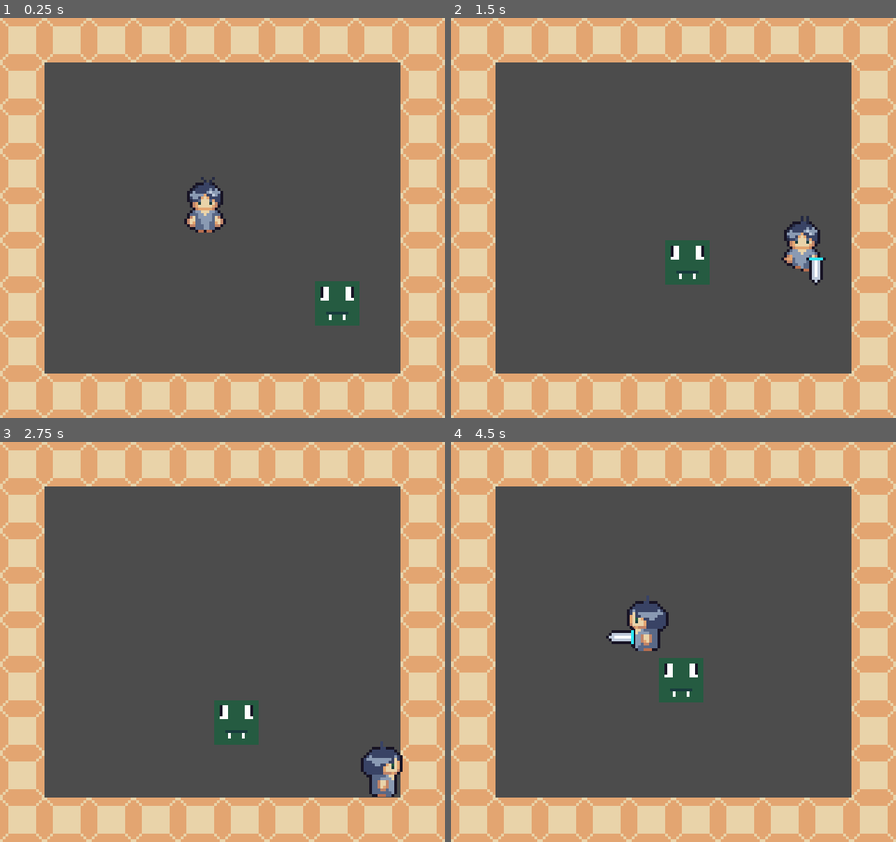
Above: before the commit, frames 1-4 (two rows, left to right).
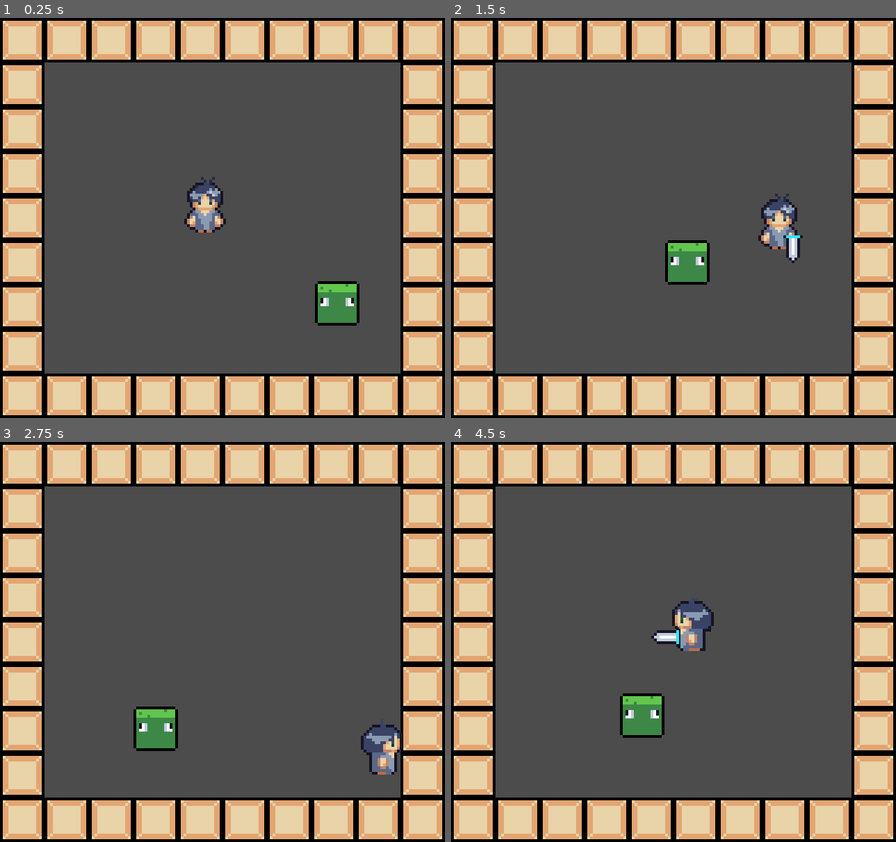
Above: after the commit, the same moments.

Repository: PersonofNote/into-the-mosswood
Game: Godot game, scene res://areas/test.tscn
Same seed, same stepped clock (60 frames per second), same inputs: the game is played once before the commit and once after it.
Inputs:
- Up to frame 1 (0.25 s): no input
- Up to frame 2 (1.5 s): hold Right (ui_right) 0.53-1.28 s; tap X (a) at 0.6, 1.35 s; hold Down (ui_down) from 1.28 s (still down)
- Up to frame 3 (2.75 s): release Down (ui_down) at 2.03 s; hold Right (ui_right) from 2.03 s (still down); tap X (a) at 2.1 s
- Up to frame 4 (4.5 s): release Right (ui_right) at 2.78 s; hold Up (ui_up) 2.78-3.53 s; tap X (a) at 2.85, 3.6, 4.35 s; hold Left (ui_left) from 3.53 s (still down)

The runs differ from the first frame. In frame 1, 10% of the frame differs, in the area x 0-100%, y 0-100%; in frame 2, 12%; in frame 3, 12%; in frame 4, 13%.

Commit message:
Add temporary lethality and adjust npc appearance

Diff:
--- a/engine/entity.gd
+++ b/engine/entity.gd
@@ -56,13 +56,14 @@
 func damage_loop():
 	if hitstun > 0:
 		hitstun -= 1
-	for body in $hitbox.get_overlapping_bodies():
+	for area in $hitbox.get_overlapping_areas():
+		var body = area.get_parent()
 		# Check for hit timer and if it has damage to deal and if it can deal damage to the entity (enemies don't damage enemies)
 		if hitstun == 0 and body.get("DAMAGE") != null and body.get("TYPE") != TYPE:
 			health -= body.get("DAMAGE")
 			hitstun = 10
 			# Transform.origin is the x and y
-			knockdir = transform.origin - body.transform.origin
+			knockdir = global_transform.origin - body.global_transform.origin
 			print(health)
 
 func use_item(item):
--- a/items/sword.gd
+++ b/items/sword.gd
@@ -12,14 +12,16 @@
 func _ready():
 	TYPE = get_parent().TYPE
 	$anim.connect("animation_finished", self, "destroy")
-	print(get_parent().spritedir)
 	var anim = str("sword_", get_parent().spritedir)
-	print(str("sword_", get_parent().spritedir))
 	$anim.play(anim)
+	if get_parent().has_method("state_swing"):
+		get_parent().state = "swing"
 
 # Called every frame. 'delta' is the elapsed time since the previous frame.
 #func _process(delta):
 #	pass
 
 func destroy(animation):
+	if get_parent().has_method("state_swing"):
+		get_parent().state = "default"
 	queue_free()
--- a/npcs/npc_1.gd
+++ b/npcs/npc_1.gd
@@ -7,7 +7,6 @@
 var movetimer_length = 15
 var movetimer = 15
 var DAMAGE = 1
-
 # Called when the node enters the scene tree for the first time.
 func _ready():
 	movedir = dir.rand()
@@ -21,4 +20,6 @@
 	if movetimer == 0 || is_on_wall():
 		movedir = dir.rand()
 		movetimer = movetimer_length
-	#damage_loop()
+	damage_loop()
+	if health < 0:
+		queue_free()
--- a/npcs/npc_1.tscn
+++ b/npcs/npc_1.tscn
@@ -41,8 +41,8 @@
 [node name="CollisionShape2D" type="CollisionShape2D" parent="."]
 shape = SubResource( 2 )
 
-[node name="Area2D" type="Area2D" parent="."]
+[node name="hitbox" type="Area2D" parent="."]
 
-[node name="CollisionShape2D" type="CollisionShape2D" parent="Area2D"]
+[node name="CollisionShape2D" type="CollisionShape2D" parent="hitbox"]
 position = Vector2( 9.53674e-07, -0.0296845 )
 shape = SubResource( 3 )
--- a/player/player.gd
+++ b/player/player.gd
@@ -2,26 +2,19 @@
 
 #TYPE = "player"
 # Declare member variables here.
-var DAMAGE = 1
-var HEALTH = 1
+var state = "default"
 # Called when the node enters the scene tree for the first time.
 func _ready():
+	health = 1
 	TYPE = "player"
 
 # Called every frame. 'delta' is the elapsed time since the previous frame.
 func _process(delta):
-	controls_loop()
-	movement_loop()
-	spritedir_loop()
-	damage_loop()
-	if movedir != Vector2(0,0):
-		anim_switch("walk")
-	else:
-		anim_switch("idle")
-	if Input.is_action_just_pressed('a'):
-		use_item(preload("res://items/sword.tscn"))
-
-
+	match state:
+		"default":
+			state_default()
+		"swing":
+			state_swing()
 
 func controls_loop():
 	var LEFT = Input.is_action_pressed("ui_left")
@@ -47,3 +40,26 @@
 		anim_switch('walk')
 	else:
 		anim_switch('idle')
+
+
+func state_default():
+	controls_loop()
+	movement_loop()
+	spritedir_loop()
+	damage_loop()
+	if movedir != Vector2(0,0):
+		anim_switch("walk")
+	else:
+		anim_switch("idle")
+	if Input.is_action_just_pressed('a'):
+		use_item(preload("res://items/sword.tscn"))
+
+func state_swing():
+	anim_switch("idle")
+	damage_loop()
+
+# States:
+# falling
+# pushing
+# speaking
+# pulling?
Binary file changed: npcs/npc.png
Binary file changed: tiles/wall.png
